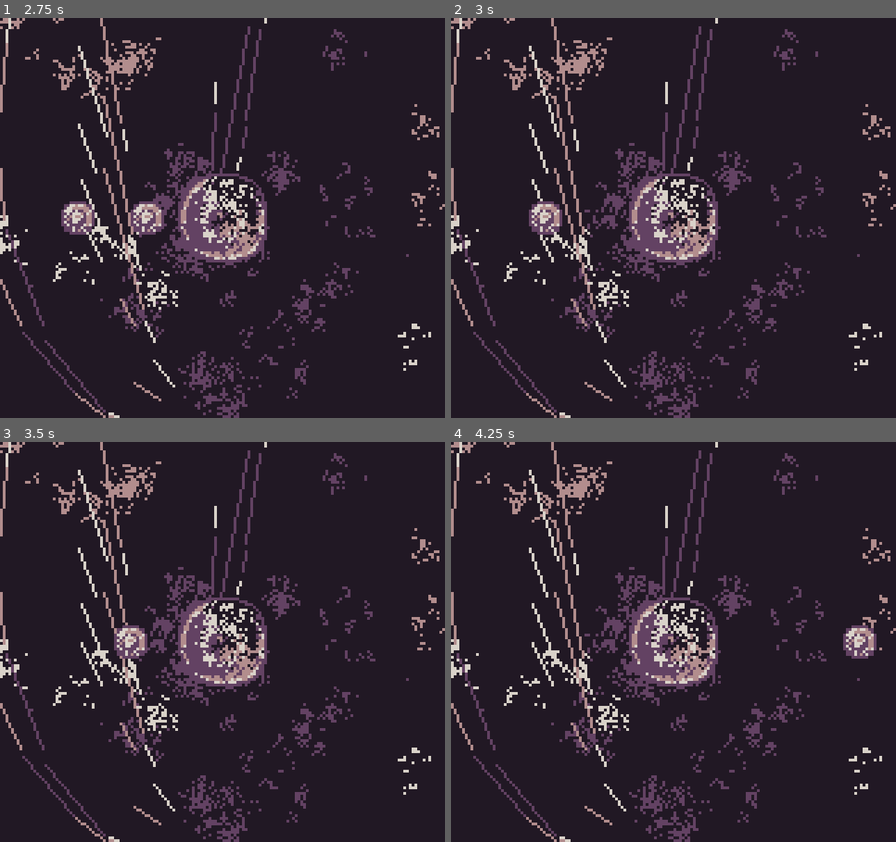
Above: before the commit, frames 1-4 (two rows, left to right).
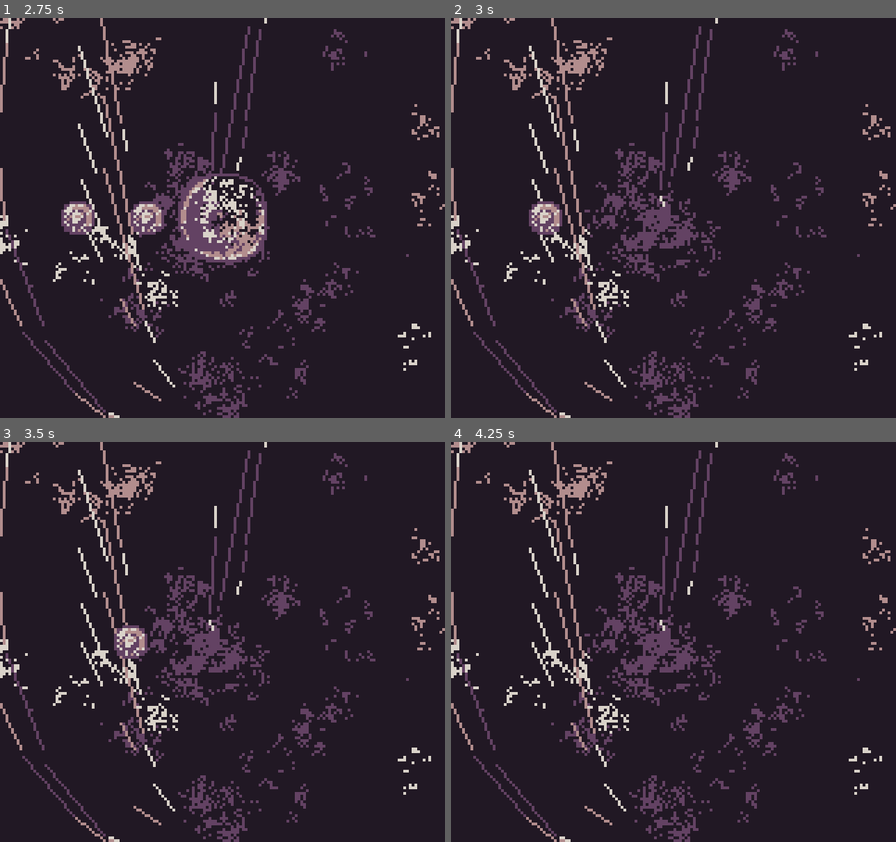
Above: after the commit, the same moments.

Repository: sym-z/gbjam-12
Game: Godot game, scene res://scenes/load_scene.tscn
Two runs of this game, one before a commit and one after it. Both use one fixed random seed, a clock stepped at 60 frames per second and the inputs below.
Inputs:
- Up to frame 1 (2.75 s): tap Enter (START) at 0.5 s; hold D (DPAD-RIGHT) 0.53-1.28 s; tap L (A) at 0.6, 1.35, 2.3 s; hold S (DPAD-DOWN) 1.28-2.03 s; hold D (DPAD-RIGHT) from 2.03 s (still down); tap K (B) at 2.1 s
- Up to frame 2 (3 s): release D (DPAD-RIGHT) at 2.78 s; hold W (DPAD-UP) from 2.78 s (still down); tap Shift (SELECT) at 2.85 s
- Up to frame 3 (3.5 s): keep holding W (DPAD-UP); tap L (A) at 3.05 s
- Up to frame 4 (4.25 s): release W (DPAD-UP) at 3.53 s; hold A (DPAD-LEFT) from 3.53 s (still down); tap Enter (START) at 3.6 s; tap L (A) at 3.8 s

Frame 1 is identical in both runs. In frame 2, 2.4% of the frame differs, in the area x 40-60%, y 38-62%; in frame 3, 2.4%; in frame 4, 3.0%, in the area x 40-96%, y 38-62%.

Commit message:
Level restarts after timer, added scoring system
will be used to show death animation, mainly death juice and scoring stuff

Diff:
--- a/game-files/project.godot
+++ b/game-files/project.godot
@@ -16,6 +16,10 @@
 run/max_fps=60
 boot_splash/use_filter=false
 config/icon="res://icon.svg"
+
+[autoload]
+
+Globals="*res://scripts/globals.gd"
 
 [display]
 
--- a/game-files/scenes/goodguy.tscn
+++ b/game-files/scenes/goodguy.tscn
@@ -17,12 +17,16 @@
 [sub_resource type="CircleShape2D" id="CircleShape2D_b0cfp"]
 radius = 16.0
 
-[node name="Good Guy" type="Node2D" node_paths=PackedStringArray("NORTH_GUN", "SOUTH_GUN", "EAST_GUN", "WEST_GUN")]
+[node name="Good Guy" type="Node2D" node_paths=PackedStringArray("NORTH_GUN", "SOUTH_GUN", "EAST_GUN", "WEST_GUN", "hurtbox", "sprite", "respawn_clock")]
 script = ExtResource("1_q0ltr")
 NORTH_GUN = NodePath("Firing Directions/NORTH")
 SOUTH_GUN = NodePath("Firing Directions/SOUTH")
 EAST_GUN = NodePath("Firing Directions/EAST")
 WEST_GUN = NodePath("Firing Directions/WEST")
+health = 1
+hurtbox = NodePath("Hurtbox")
+sprite = NodePath("AnimatedSprite2D")
+respawn_clock = NodePath("Respawn Timer")
 
 [node name="AnimatedSprite2D" type="AnimatedSprite2D" parent="."]
 sprite_frames = SubResource("SpriteFrames_v3ou4")
@@ -53,4 +57,9 @@
 target_position = Vector2(0, 80)
 collide_with_areas = true
 
+[node name="Respawn Timer" type="Timer" parent="."]
+wait_time = 3.0
+one_shot = true
+
 [connection signal="area_entered" from="Hurtbox" to="." method="_on_hurtbox_area_entered"]
+[connection signal="timeout" from="Respawn Timer" to="." method="_on_respawn_timer_timeout"]
--- a/game-files/scripts/bad_guy.gd
+++ b/game-files/scripts/bad_guy.gd
@@ -3,6 +3,7 @@
 @export var direction : Vector2 = Vector2.ZERO
 @export var damage : int = 1
 @export var health : int = 1
+@export var score_value : int = 5
 func _ready():
 	pass
 
@@ -12,10 +13,13 @@
 func move(delta):
 	position += (speed * direction) * delta
 
-func destroy():
+func destroy(killed):
+	if(killed):
+		Globals.SCORE += score_value
+		print("Score: ", Globals.SCORE)
 	queue_free()
 
-func hurt(damage):
-	health -= damage
+func hurt(dam):
+	health -= dam
 	if health <= 0:
-		destroy()
+		destroy(true)
--- /dev/null
+++ b/game-files/scripts/globals.gd
@@ -0,0 +1,11 @@
+extends Node
+
+var SCORE : int = 0
+
+func _ready():
+	pass
+
+
+
+func _process(_delta):
+	pass
--- a/game-files/scripts/goodguy.gd
+++ b/game-files/scripts/goodguy.gd
@@ -31,6 +31,13 @@
 ### WEAPON DAMAGE (FOR NOW) ###
 @export var damage : int = 1
 
+### FOR DEATH HANDLING
+@export var hurtbox : Area2D
+@export var sprite : AnimatedSprite2D
+### FOR LEVEL RESPAWN ###
+var dead : bool = false
+
+@export var respawn_clock : Timer
 func _ready():
 	### HOLDS GUNS TO MAKE FIRING CODE EASIER ###
 	gun_arr = [NORTH_GUN,SOUTH_GUN,EAST_GUN,WEST_GUN]
@@ -97,18 +104,22 @@
 
 func _on_hurtbox_area_entered(area):
 	# Check to see if collider is an enemy
-	if area.is_in_group("Enemies"):
+	if area.is_in_group("Enemies") and !dead:
 		# Owner grabs the root node of the tree.
 		var attacker = area.owner
 		health -= attacker.damage
 		if health <= 0:
 			die()
 		# Destroy the enemy last!
-		attacker.destroy()
+		attacker.destroy(false)
 
 func die():
 	print("YOU DIED")
-	queue_free()
+	dead = true
+	sprite.visible = false
+	Globals.SCORE = 0
+	call_deferred("restart_level",owner.get_tree())
+	#queue_free()
 
 func fire():
 	# Haven't decided on a fire button
@@ -125,3 +136,9 @@
 		else:
 			#print("Enemy Miss")
 			pass
+
+func restart_level():
+	respawn_clock.start()
+
+func _on_respawn_timer_timeout():
+	owner.get_tree().reload_current_scene()
--- a/game-files/scripts/level_one.gd
+++ b/game-files/scripts/level_one.gd
@@ -93,8 +93,7 @@
 		DIR.WEST:
 			enemy_inst.direction = Vector2.RIGHT
 
-
 func _on_spawn_timer_timeout():
-	spawn_enemy()
-	spawn_clock.wait_time = randf_range(min_spawn_time, max_spawn_time)
-	pass # Replace with function body.
+	if(!player.dead):
+		spawn_enemy()
+		spawn_clock.wait_time = randf_range(min_spawn_time, max_spawn_time)
Not shown, changed: DESIGN.md
